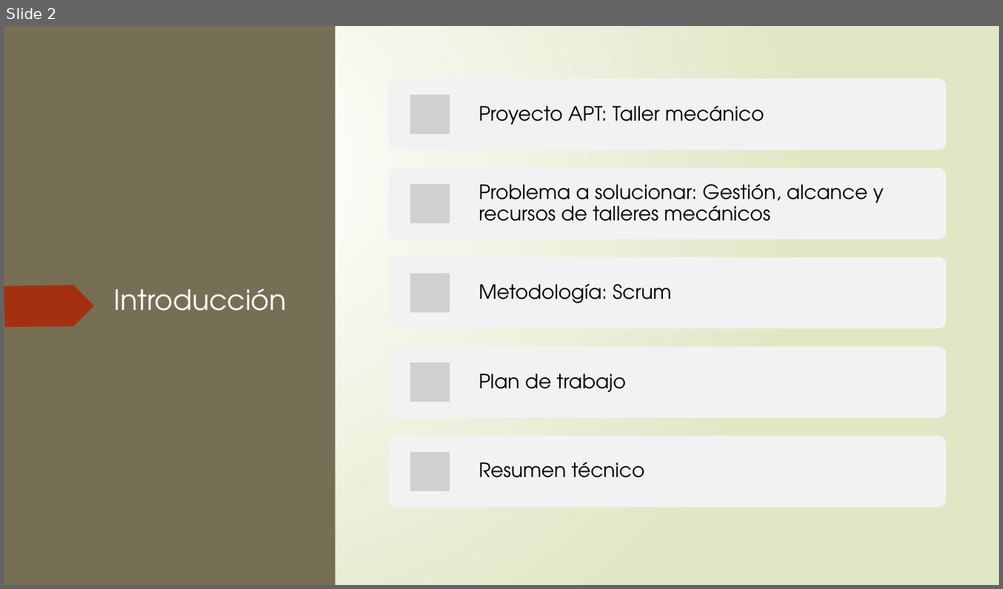
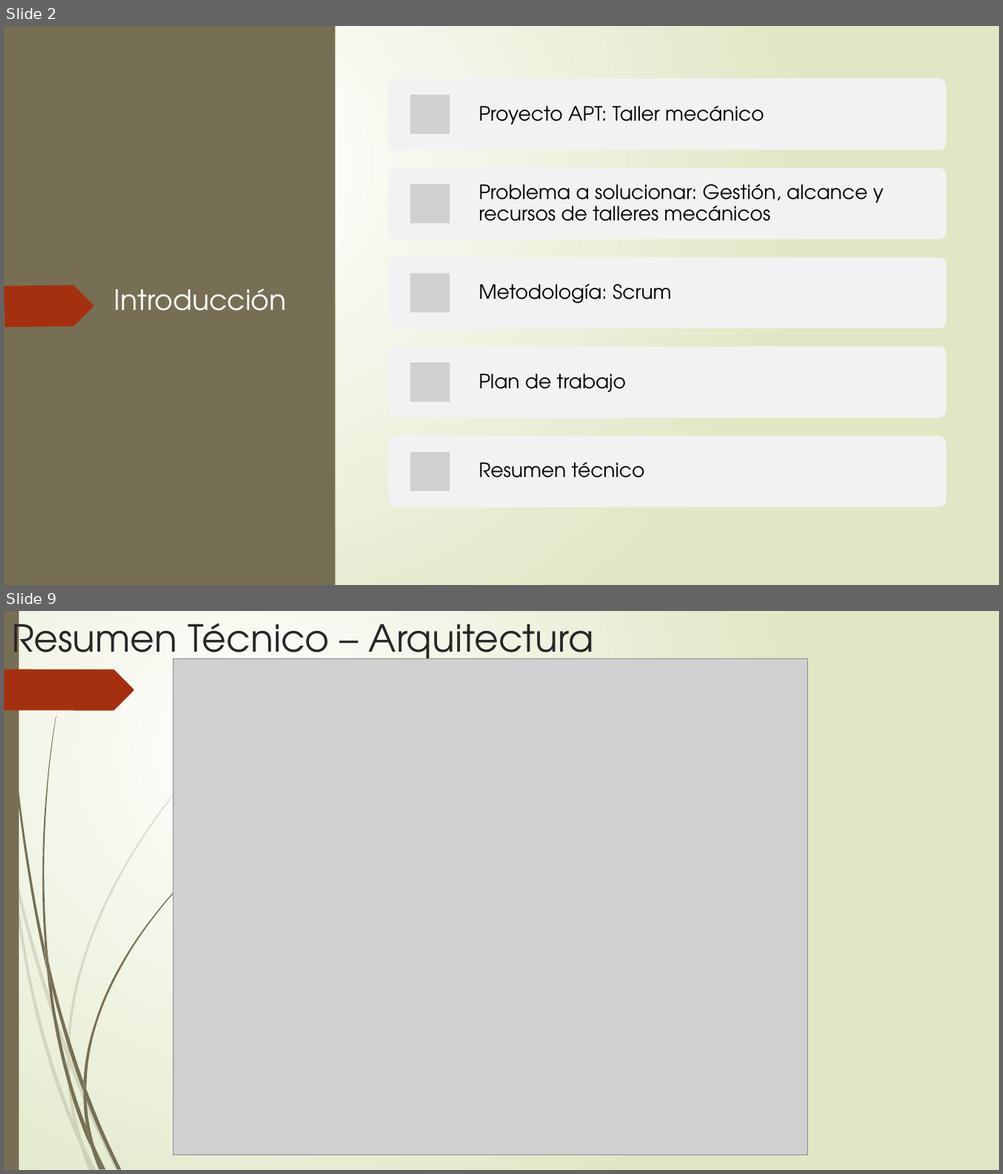
Before and after one commit to Sythrex/Capstone_grupo_4, a slide deck: Fase 1/Evidencias Grupales/PresentacionProyecto.pptx. Shown one above the other, each under a label of ours: slide 2 before the commit, slides 2 and 9 after it; the slides between them are not shown. The pictures are 1003x589 and 1003x1174 pixels, drawn with LibreOffice and Linux fonts; fonts in the diff are those of the drawing; grey boxes stand for pictures. Boxes give left, top, right and bottom in pixels: in the first picture for what was removed or moved away, otherwise in the second. Text is boxed around its words. In the diff, an @@ line names an element or a change of style, - is before the commit and + after.

```diff
--- a/Fase 1/Evidencias Grupales/PresentacionProyecto.pptx
+++ b/Fase 1/Evidencias Grupales/PresentacionProyecto.pptx
@@ slide 9 added at <box>4,611,999,1170</box>, background gradient #FFFFFF to #DFE8C4; not listed: 12 template elements that a slide beside it also shows @@
@@ text added at <box>11,612,594,669</box>, 36 pt, text #262626 @@
+Resumen Técnico – Arquitectura
@@ picture added at <box>173,659,808,1155</box> @@
@@ group added at <box>12,725,237,1144</box>: 5 freeform shapes @@
@@ group added at <box>42,716,198,1150</box>: 7 freeform shapes @@
```
Also in this commit, not shown: 6 slides changed, 1 other slide added, 2 slides removed, 4 other files.
